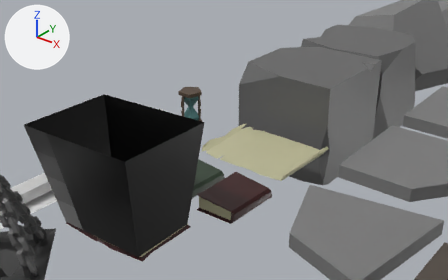
What one commit did to the Blender file Models/scene.blend.
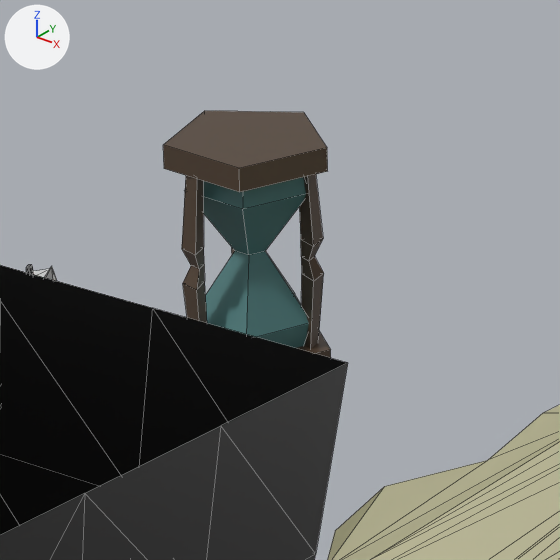
Old and new are each drawn from a 50 mm lens placed at (22.31, -17.85, 4.92), pointed at (15.63, -9.5, -0.26) and again close up on the part from 35% to 52% of the width and 25% to 54% of the height. The axes (+X, +Y, +Z) are drawn at upper left. The lights are the same throughout. The close-ups show mesh edges as thin lines.

Objects in the first close-up: 'Book_Open_Light', 'Hourglass', 'Pergament'.
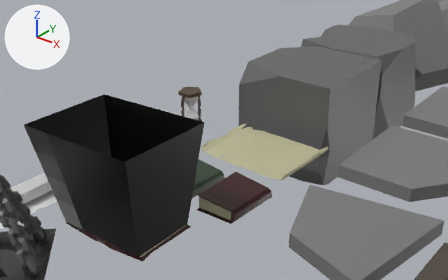
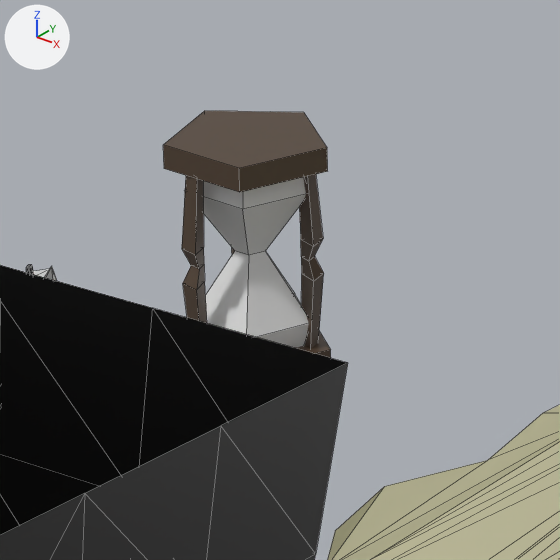
Where the change shows, as pixel boxes [x1, y1, x2, y2] in the close-ups (560 x 560 px):
part 1 of me_cylinder_008, recoloured (cyan to grey): [203, 177, 309, 348] in both

The change, as a list of edits to the scene's bpy script:
```text
Add mat_material_006:
    mat_material_006 = principled_material('Material.006')
    mat_material_006.base_color = (0.8, 0.8, 0.8)  # white #e7e7e7
Change me_cylinder_008:
    where me_cylinder_008.from_pydata(...)  # 90 vertices, 78 faces; spans x -0.218..0.218, y -0.202..0.229, z -0.002..0.652
    used by ob_hourglass; location = (14.965, -9.686, 0.0)
    me_cylinder_008 part 1: 22 of the faces centred in x -0.125..0.125, y -0.131..0.106, z 0.054..0.599 switch from mat_material (picture img_palette_tga) to mat_material_006 (white #e7e7e7)
```
